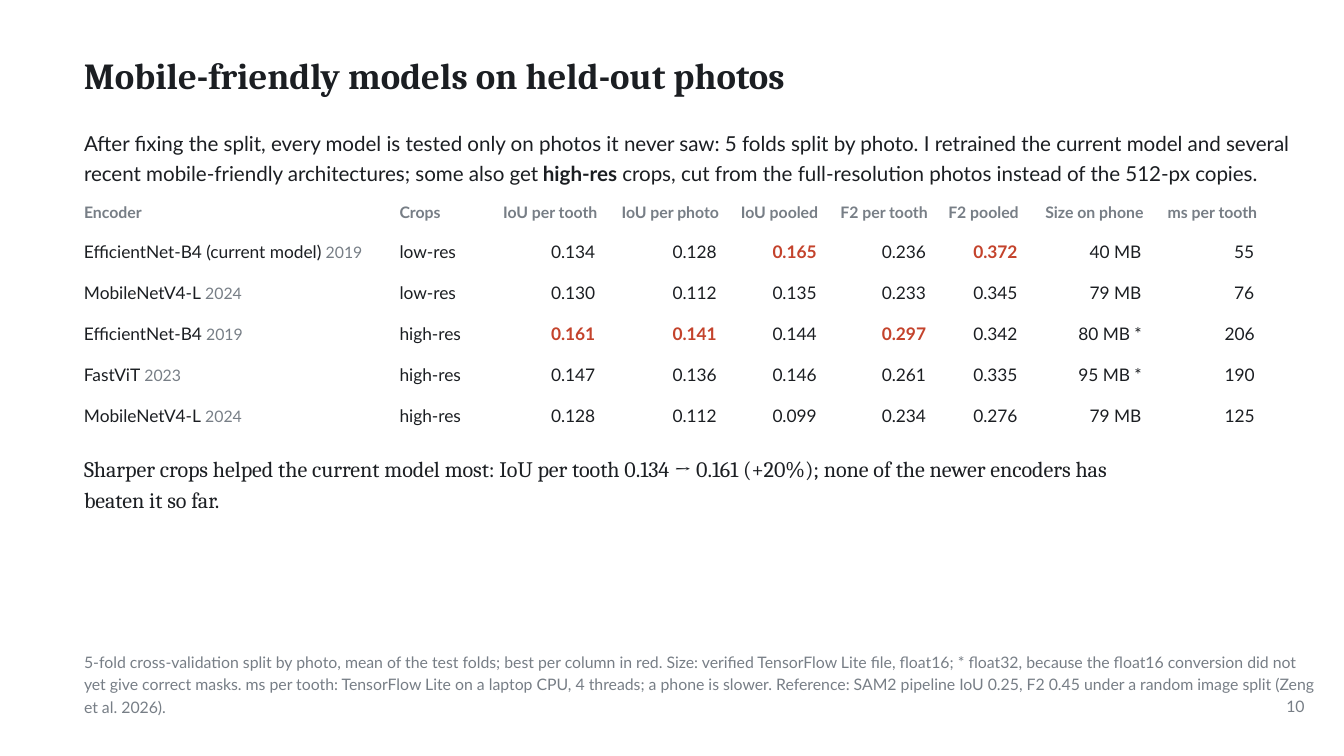
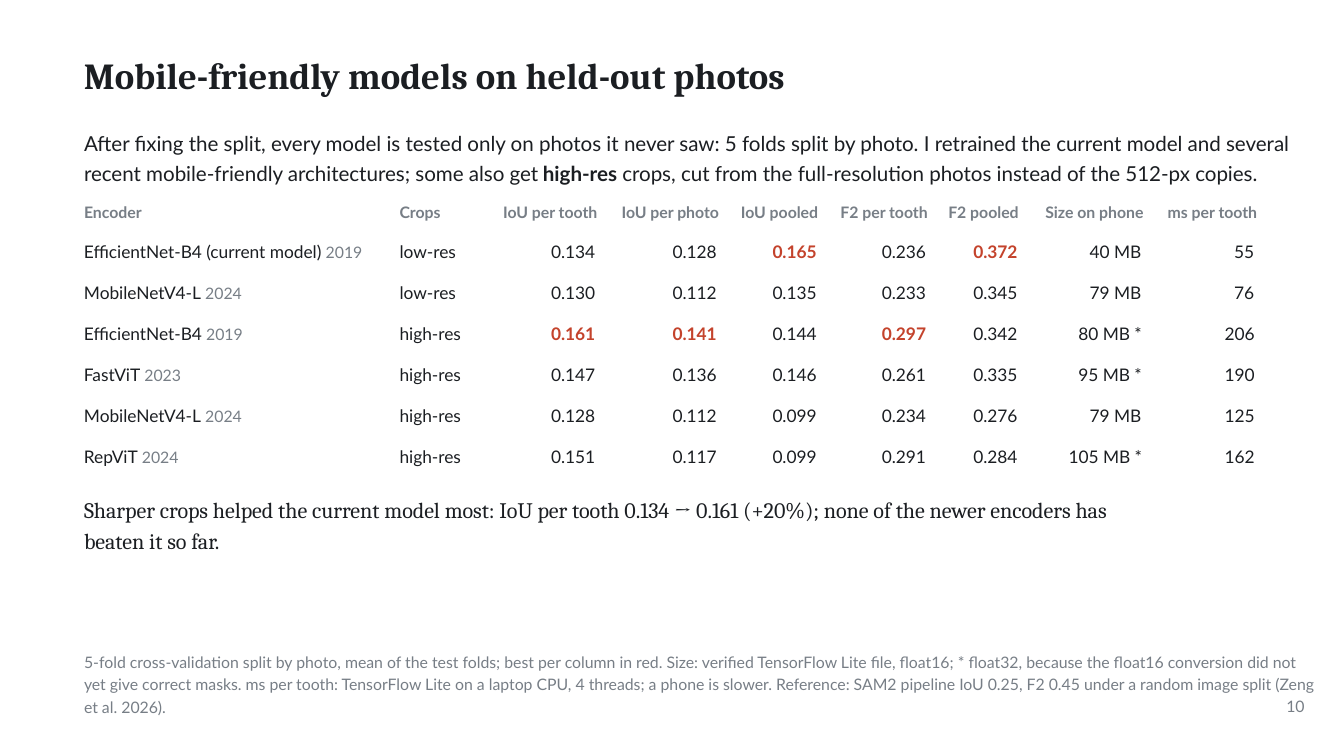
Before and after one commit to ertugrul-senturk/interactive-slides, a slide deck: slide 19 of public/decks/2026-11-smart-teeth.pptx. Drawn at 1344x756 pixels with LibreOffice and Linux fonts; fonts in the diff are those of the drawing; background and template pictures are left out. Boxes give left, top, right and bottom in pixels: in the first picture for what was removed or moved away, otherwise in the second. Text is boxed around its words. In the diff, an @@ line names an element or a change of style, - is before the commit and + after.

```diff
--- a/public/decks/2026-11-smart-teeth.pptx
+++ b/public/decks/2026-11-smart-teeth.pptx
@@ text added at [84, 450, 179, 466], 12.4 pt, text #1B1E22 @@
+RepViT 2024
@@ text added at [400, 450, 461, 466], 12.4 pt, text #1B1E22 @@
+high-res
@@ text added at [551, 450, 595, 463], 12.4 pt, text #1B1E22 @@
+0.151
@@ text added at [673, 450, 717, 463], 12.4 pt, text #1B1E22 @@
+0.117
@@ text added at [773, 450, 817, 463], 12.4 pt, text #1B1E22 @@
+0.099
@@ text added at [882, 450, 926, 463], 12.4 pt, text #1B1E22 @@
+0.291
@@ text added at [973, 450, 1017, 463], 12.4 pt, text #1B1E22 @@
+0.284
@@ text added at [1069, 450, 1130, 463], 12.4 pt, text #1B1E22 @@
+105 MB *
@@ text added at [1225, 450, 1255, 463], 12.4 pt, text #1B1E22 @@
+162
@@ text "Sharper crops helped the current ...": place and size @@
-text "Sharper crops helped the current ..." at [84, 461, 1107, 509]
+text "Sharper crops helped the current ..." at [84, 502, 1107, 550]
```
Also in this commit, not shown: 4 other files.
